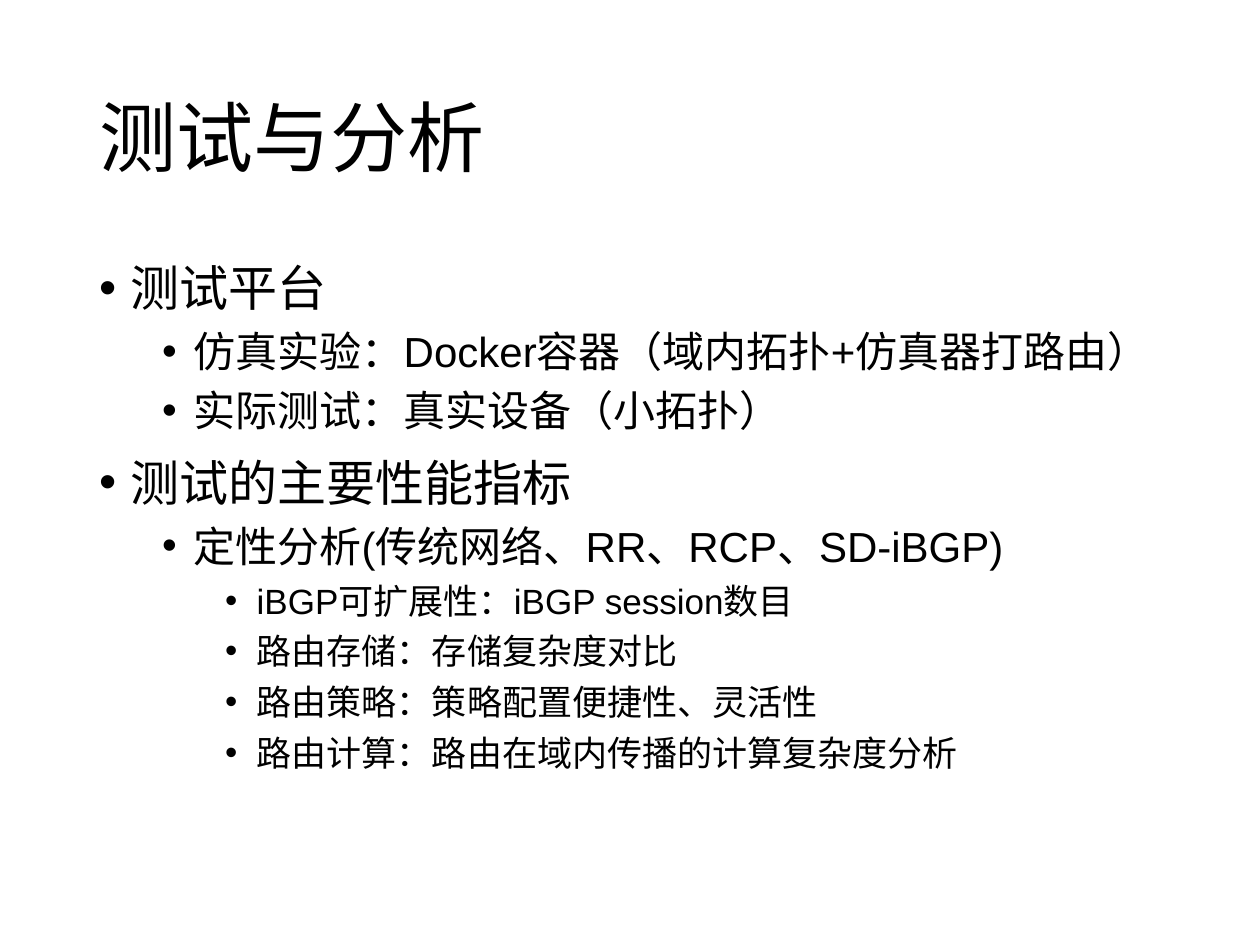
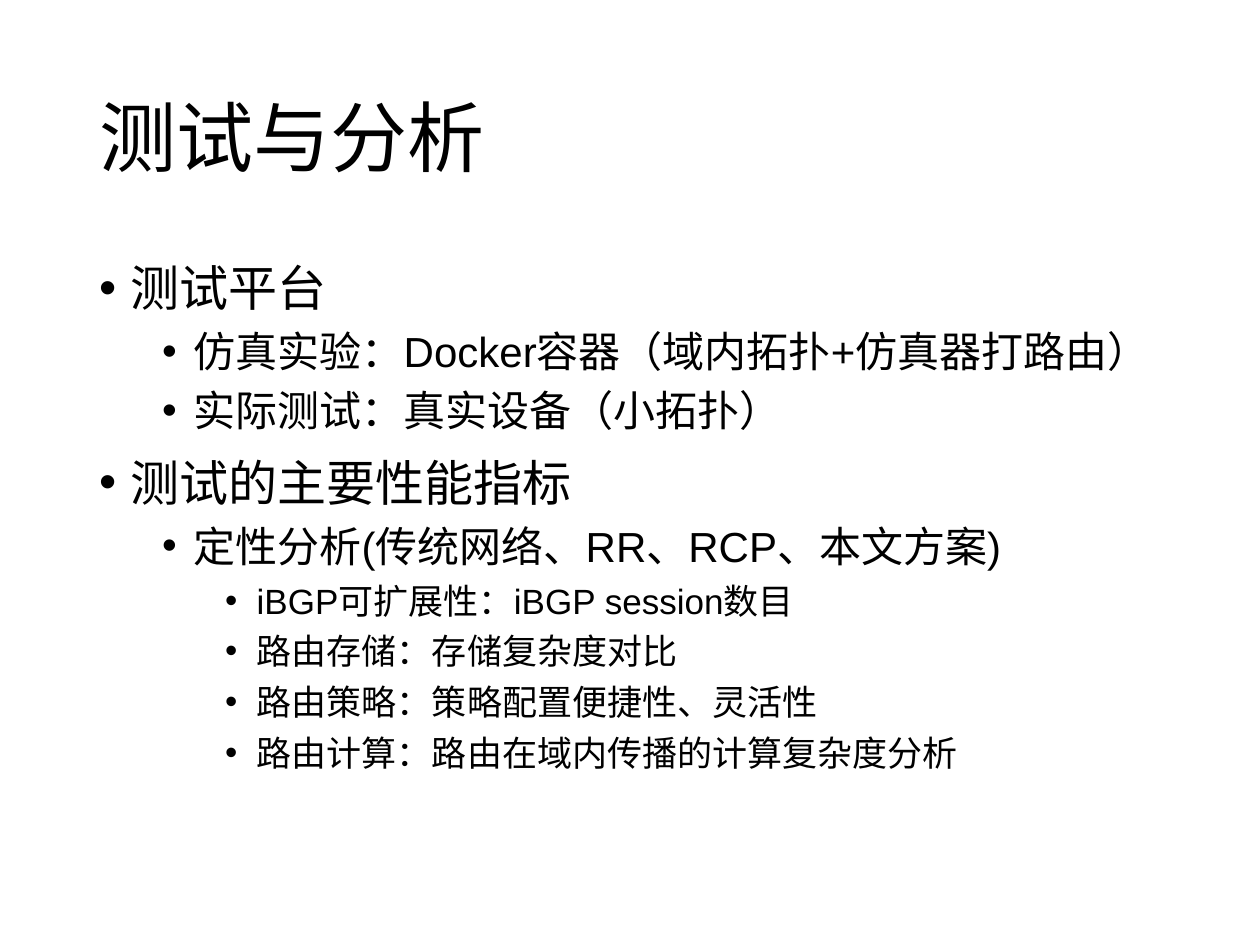
Before and after one commit to wangqing93/ibgp_exp, a slide deck: slide 15 of doc/毕设阶段讨论4.pptx (slide 13 before the commit). Drawn at 1260x945 pixels with LibreOffice and Linux fonts; fonts in the diff are those of the drawing. Boxes give left, top, right and bottom in pixels: in the first picture for what was removed or moved away, otherwise in the second. Text is boxed around its words. In the diff, an @@ line names an element or a change of style, - is before the commit and + after.

```diff
--- a/doc/毕设阶段讨论4.pptx
+++ b/doc/毕设阶段讨论4.pptx
@@ text at [194, 526, 1001, 571]: text changed @@
-  • 定性分析(传统网络、RR、RCP、SD-iBGP)
+  • 定性分析(传统网络、RR、RCP、本文方案)
```
Also in this commit, not shown: 8 other slides changed, 4 slides added, 1 other file.
